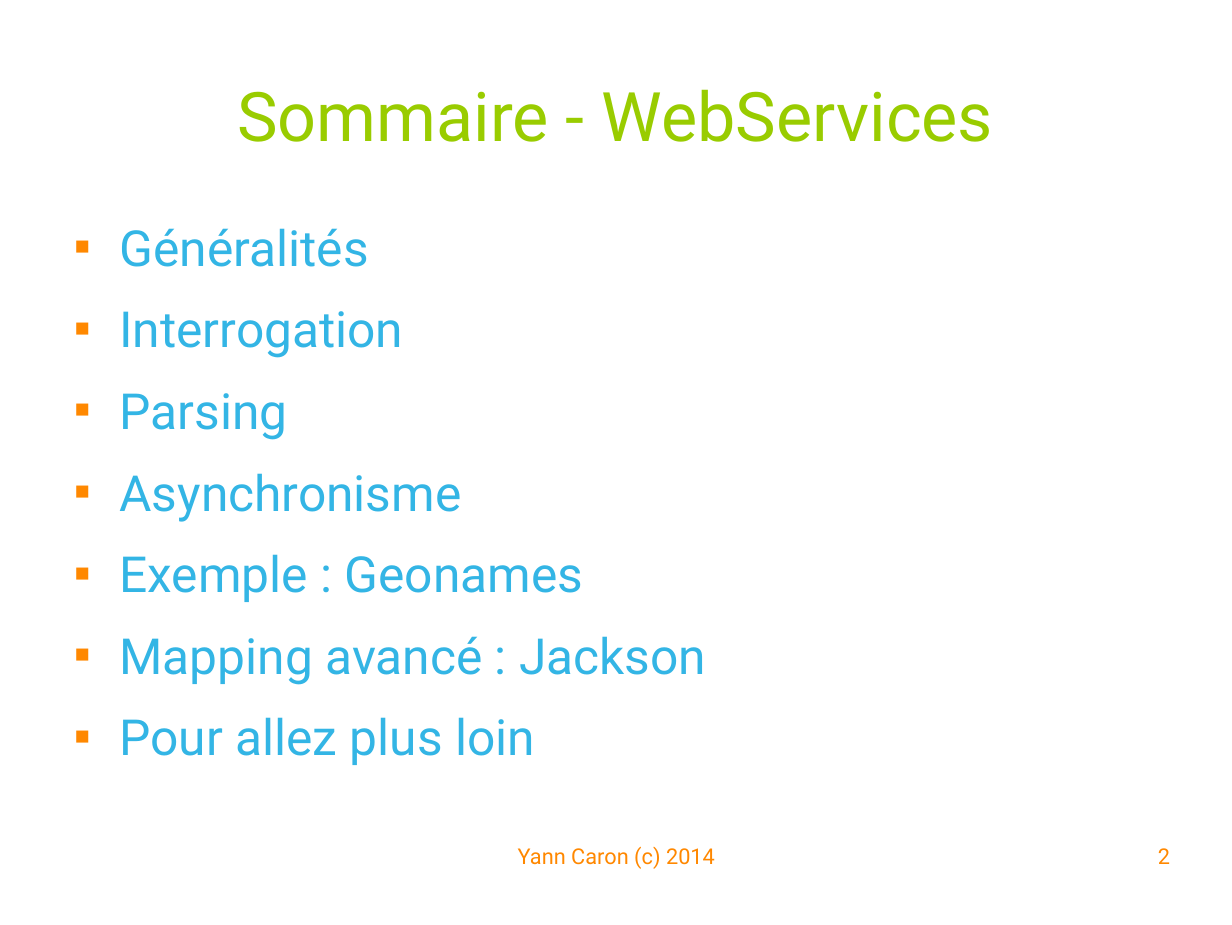
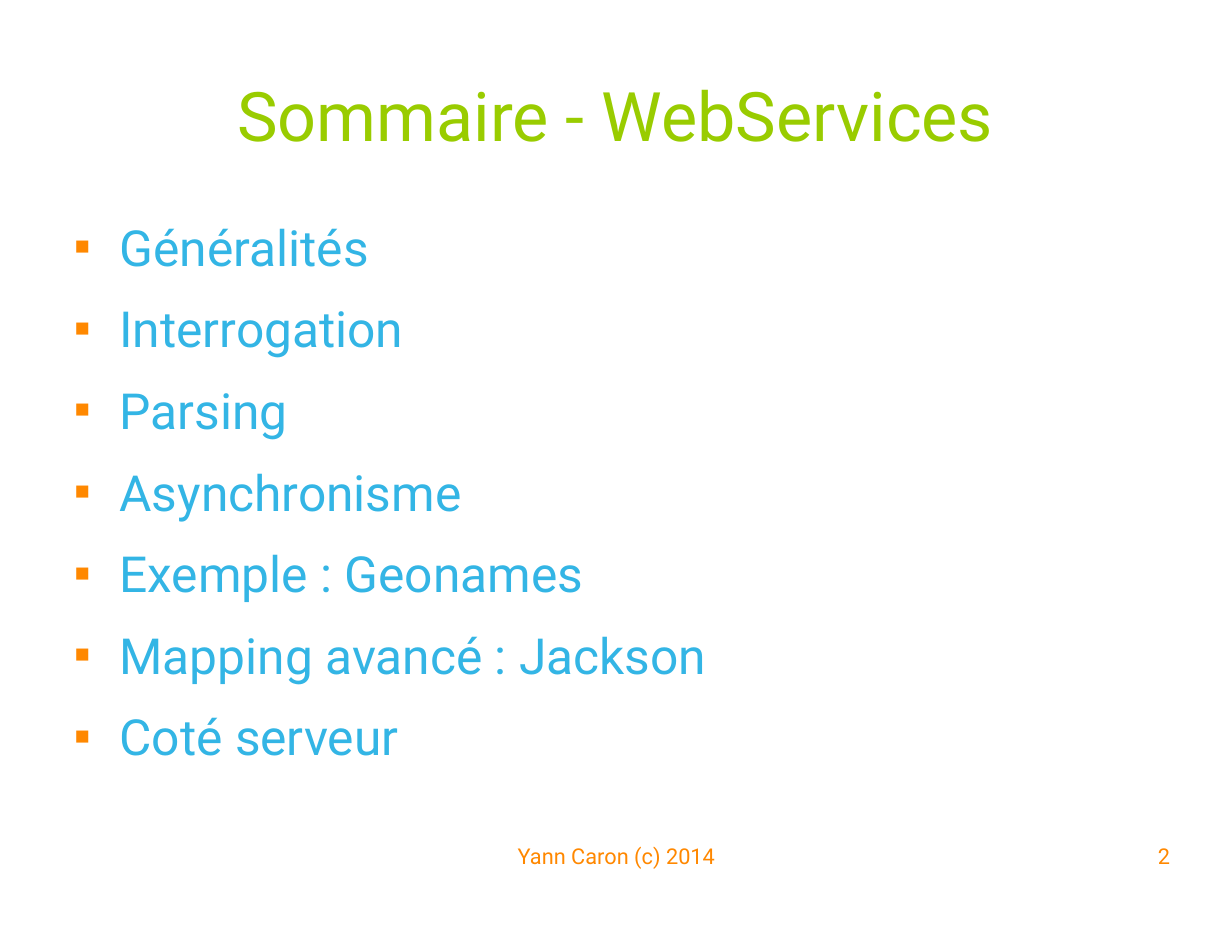
Before and after one commit to YannCaron/Android-ENSG, a slide deck: slide 2 of 09 - WebServices.odp. Drawn at 1232x925 pixels with LibreOffice and Linux fonts; fonts in the diff are those of the drawing; background and template pictures are left out. Boxes give left, top, right and bottom in pixels: in the first picture for what was removed or moved away, otherwise in the second. Text is boxed around its words. In the diff, an @@ line names an element or a change of style, - is before the commit and + after.

```diff
--- a/09 - WebServices.odp
+++ b/09 - WebServices.odp
@@ text at bbox=[119, 717, 398, 756]: text changed @@
-■ Pour allez plus loin
+■ Coté serveur
```
Also in this commit, not shown: 10 other slides changed, 2 slides added, 1 slide removed, 15 other files.
